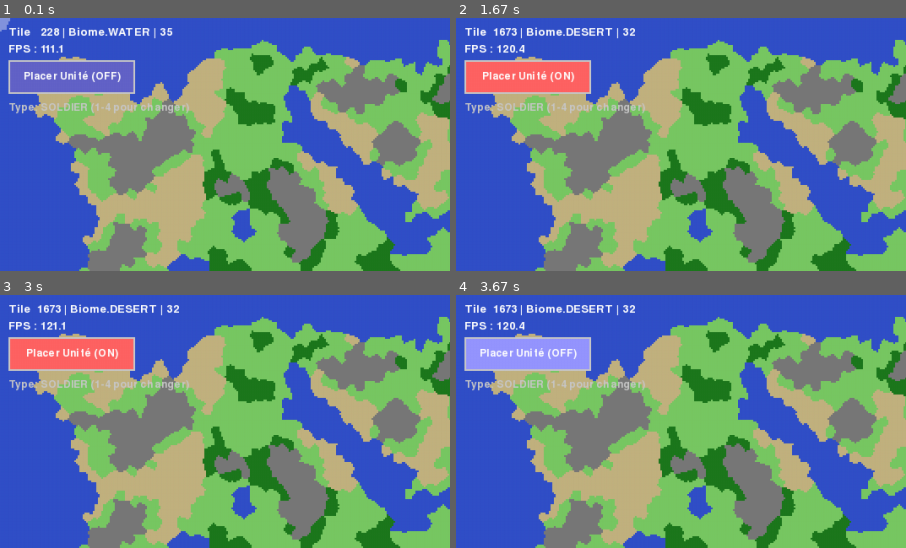
Above: before the commit, frames 1-4 (two rows, left to right).
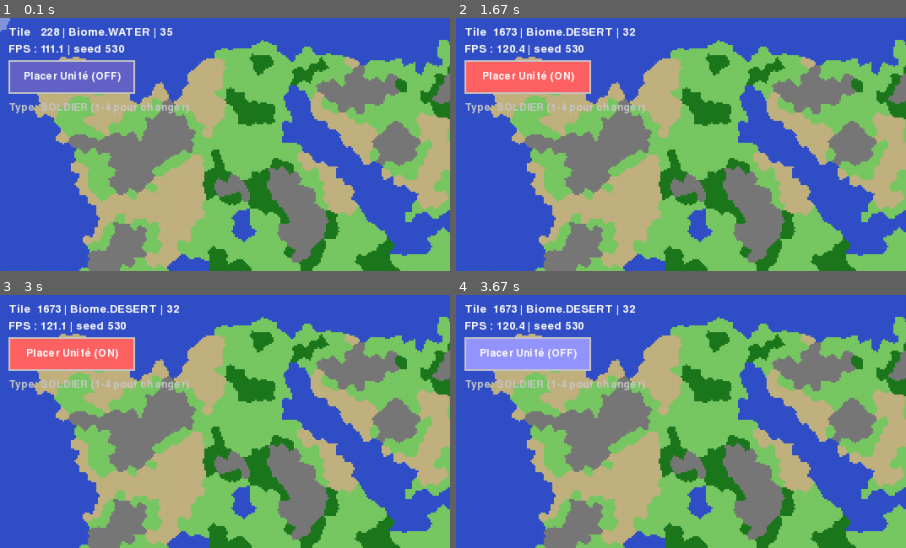
Above: after the commit, the same moments.

Repository: capdevillex/proj_info
Game: pygame game, started from run_project.py
The game is run twice, just before and just after one commit, with the same random seed, the same clock (stepped at 60 frames per second) and the same inputs.
Inputs:
- Up to frame 1 (0.1 s): no input
- Up to frame 2 (1.67 s): hold D 0.33-0.8 s; click "Placer Unité (OFF)" at 1.38 s
- Up to frame 3 (3 s): click "Placer Unité (ON)" at 1.72 s; click "Placer Unité (OFF)" at 2.55 s
- Up to frame 4 (3.67 s): click "Placer Unité (ON)" at 3.55 s
The pictures show only the part of the screen within x 0-50%, y 0-50%; the shares and areas given below are measured in that part.

The runs differ from the first frame. In frame 1, 0.3% of the frame differs, in the area x 15-28%, y 10-15%; in frame 2, 0.3%, in the area x 16-29%, y 10-15%; in frame 3, 0.2%; in frame 4, 0.3%.

Commit message:
style(renderer): Add game_map parameter and display seed in FPS counter
- Pass game_map parameter to render_ui method for access to map data
- Display seed value in FPS counter text alongside frame rate
- Remove trailing whitespace in render method for consistency

Diff:
--- a/ui/renderer.py
+++ b/ui/renderer.py
@@ -133,7 +133,7 @@
         # Dessiner les unités
         self.render_units(screen, game_map, cam, tile_size)
 
-        self.render_ui(screen, hovered_tile, dt)
+        self.render_ui(screen, game_map, hovered_tile, dt)
 
     def render_world(self, screen, game_map, cam, tile_size):
         if self.map_surface is None or self.map_dirty:
@@ -214,7 +214,7 @@
         scaled_surf = pygame.transform.scale(highlight_surf, new_size)
         screen.blit(scaled_surf, (screen_x, screen_y))
 
-    def render_ui(self, screen, hovered_tile, dt):
+    def render_ui(self, screen, game_map, hovered_tile, dt):
         if hovered_tile:
             text_info = self.font.render(
                 f"Tile {hovered_tile.id:>5} | {hovered_tile.biome:>7} | {hovered_tile.area}",
@@ -235,7 +235,7 @@
 
             self.fps = (self.fps * 0.85) + (1 / dt * (1 - 0.85))
             text_FPS = self.font.render(
-                f"FPS : {self.fps:.1f}",
+                f"FPS : {self.fps:.1f} | seed {game_map.seed}",
                 True,
                 (255, 255, 255),
             )
